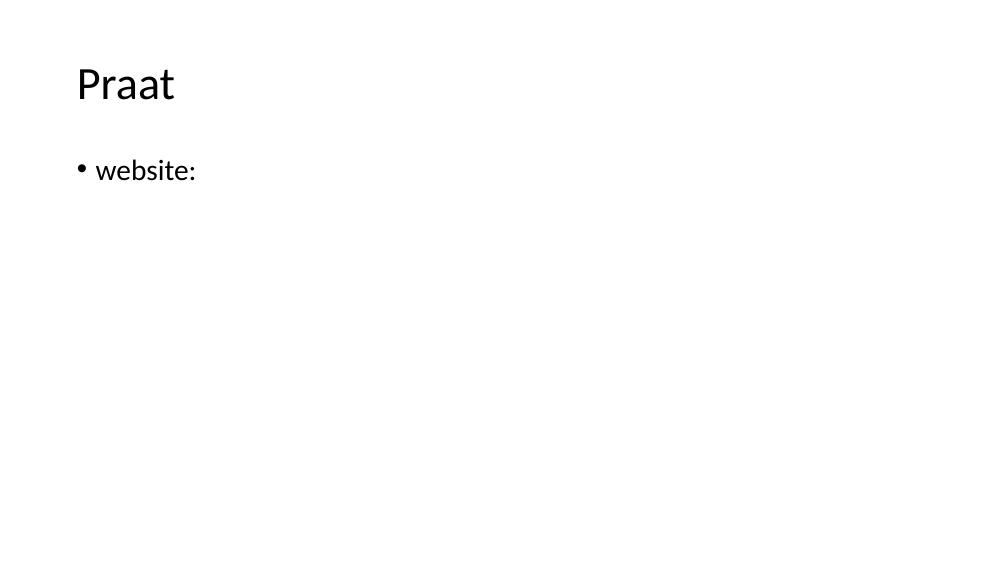
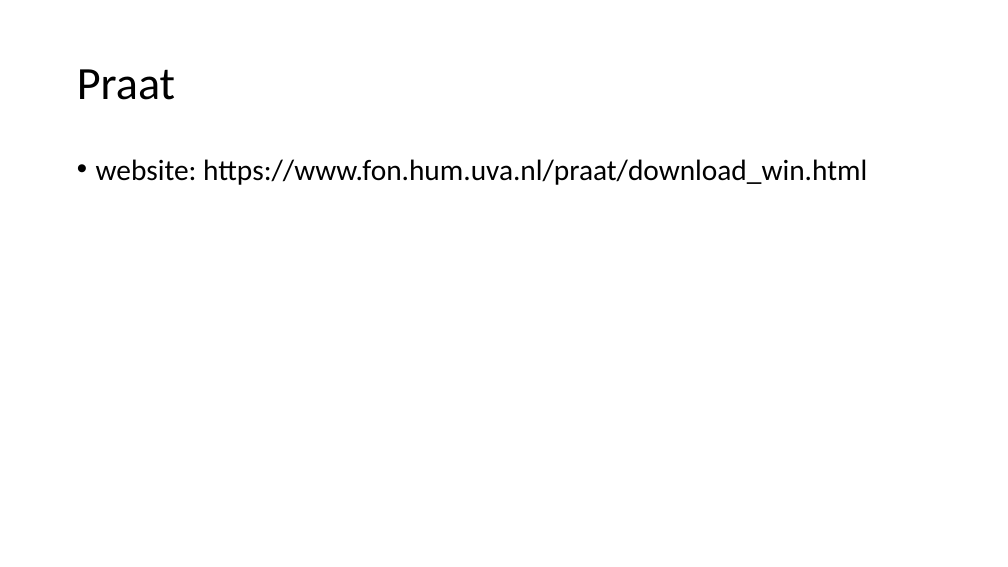
Before and after one commit to ajrtallman/Corpus_Linguistics_FSU_2023-2024, a slide deck: slide 33 of 03_lectures/CorpusLinguistics_2023_11_03.odp. Drawn at 1008x567 pixels with LibreOffice and Linux fonts; fonts in the diff are those of the drawing. Boxes give left, top, right and bottom in pixels: in the first picture for what was removed or moved away, otherwise in the second. Text is boxed around its words. In the diff, an @@ line names an element or a change of style, - is before the commit and + after.

```diff
--- a/03_lectures/CorpusLinguistics_2023_11_03.odp
+++ b/03_lectures/CorpusLinguistics_2023_11_03.odp
@@ text at box(96, 159, 867, 185): text changed @@
-• website:
+• website: https://www.fon.hum.uva.nl/praat/download_win.html
```
Also in this commit, not shown: 3 other slides changed, 4 slides added, 1 slide removed, 5 other files.
